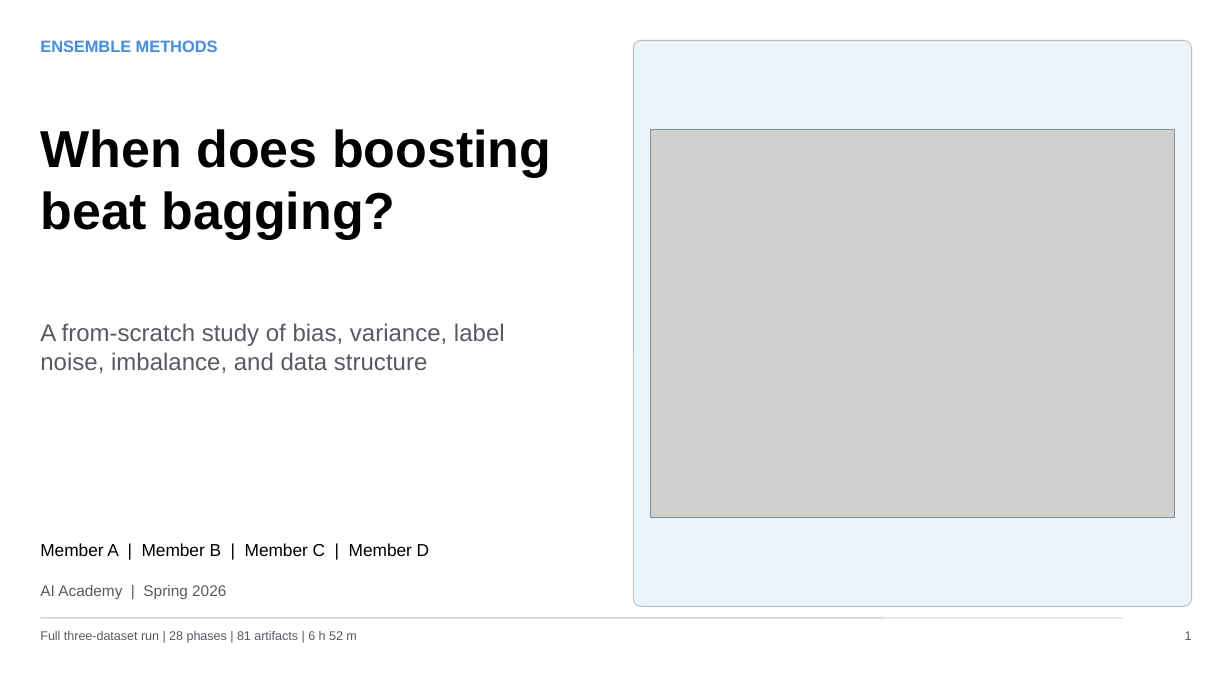
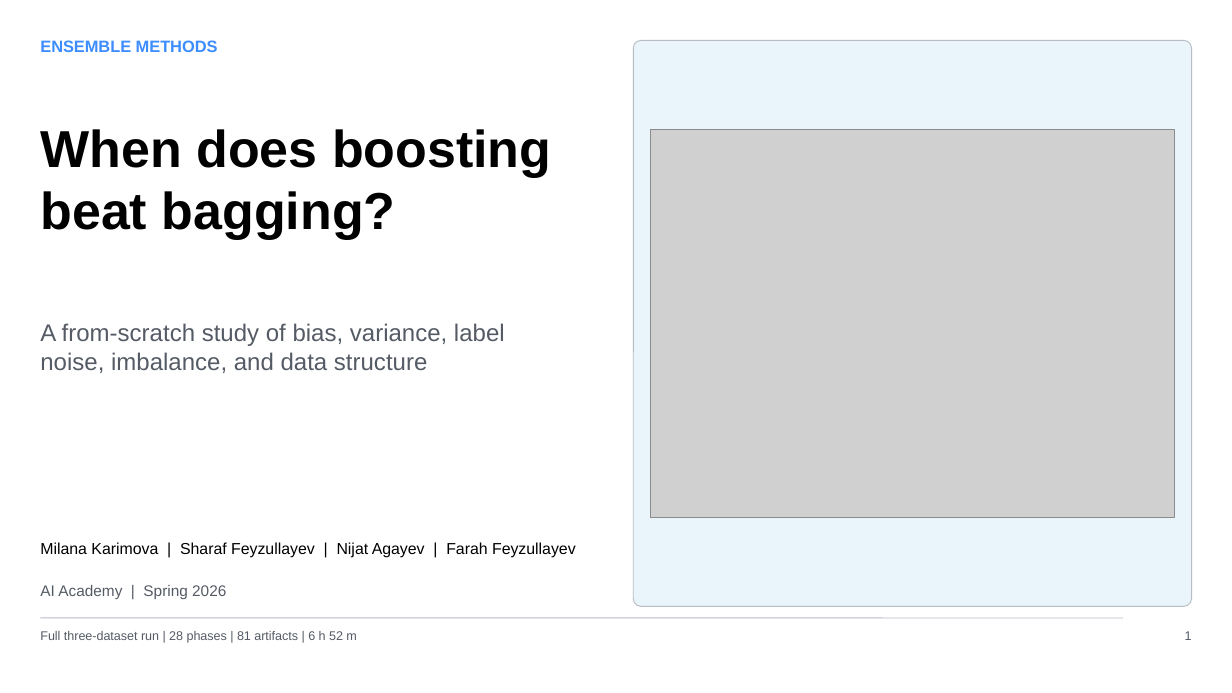
Before and after one commit to GeminusF/ml_final_project, a slide deck: slide 1 of presentation/presentation.pptx. Drawn at 1232x693 pixels with LibreOffice and Linux fonts; fonts in the diff are those of the drawing; grey boxes stand for pictures. Boxes give left, top, right and bottom in pixels: in the first picture for what was removed or moved away, otherwise in the second. Text is boxed around its words. In the diff, an @@ line names an element or a change of style, - is before the commit and + after.

Commit message:
docs(presentation): update final member names

```diff
--- a/presentation/presentation.pptx
+++ b/presentation/presentation.pptx
@@ text at box(40, 542, 576, 558): text changed; size 13.5 to 12.4 pt @@
-Member A | Member B | Member C | Member D
+Milana Karimova | Sharaf Feyzullayev | Nijat Agayev | Farah Feyzullayev
```
Also in this commit, not shown: 1 other file.
